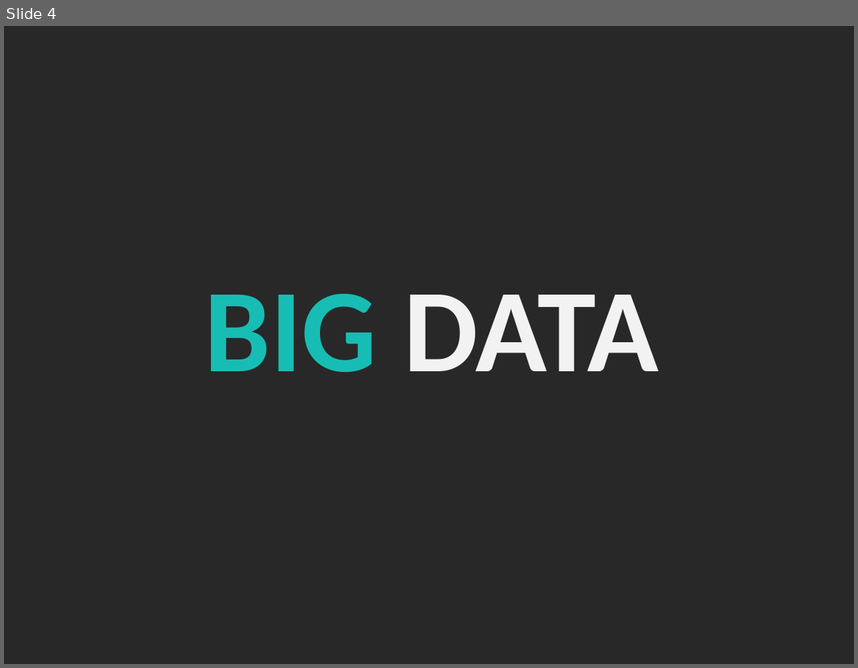
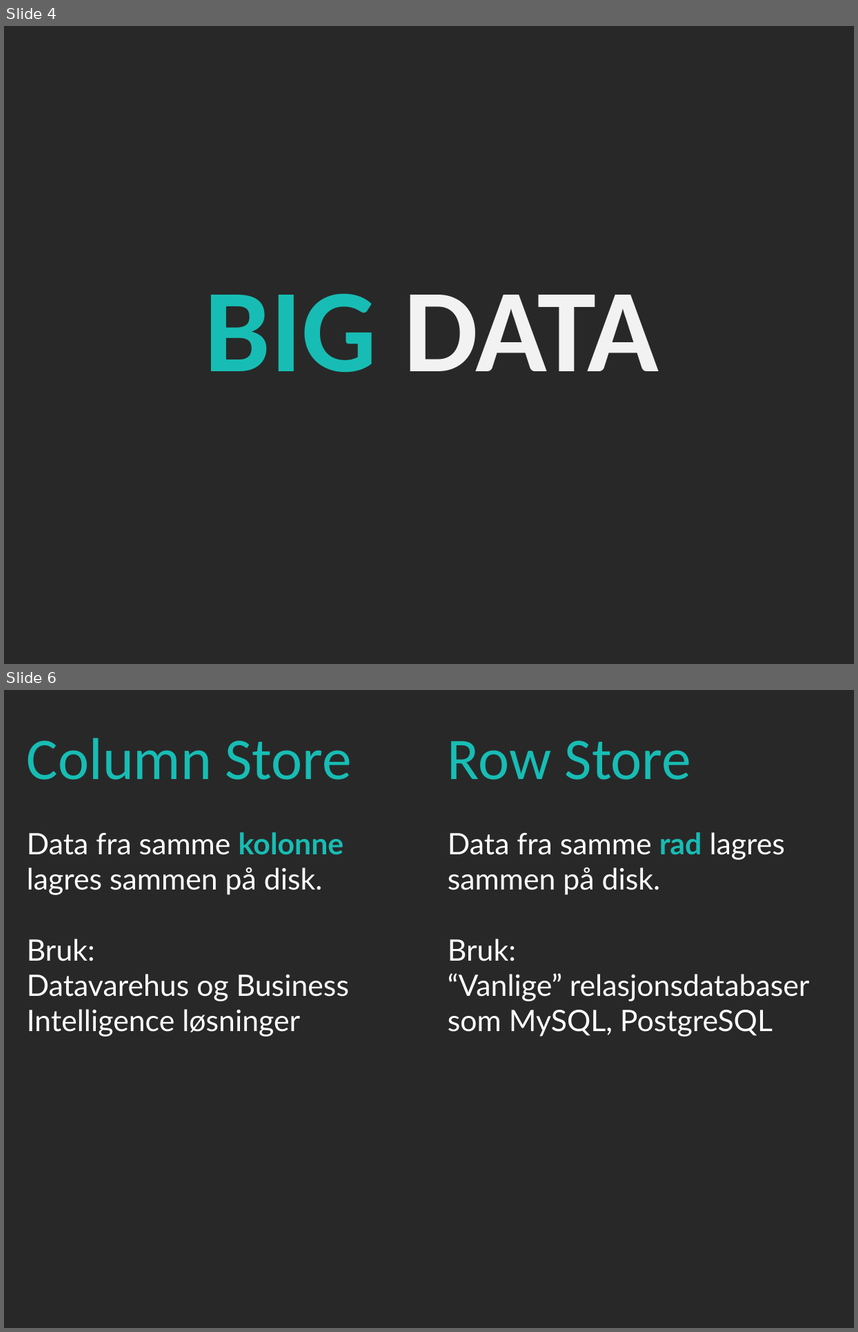
Before and after one commit to bekkopen/databasekurs, a slide deck: wide-column-stores.pptx. Shown one above the other, each under a label of ours: slide 4 before the commit, slides 4 and 6 after it; the slides between them are not shown. The pictures are 858x668 and 858x1332 pixels, drawn with LibreOffice and Linux fonts; fonts in the diff are those of the drawing. Boxes give left, top, right and bottom in pixels: in the first picture for what was removed or moved away, otherwise in the second. Text is boxed around its words. In the diff, an @@ line names an element or a change of style, - is before the commit and + after.

Commit message:
First draft of intro to column stores and the very beginning of wide column stores

```diff
--- a/wide-column-stores.pptx
+++ b/wide-column-stores.pptx
@@ slide 6 added at [4, 690, 854, 1328], background #282828 @@
@@ text added at [27, 738, 352, 780], 100 pt, text #17BDB4 @@
+Column Store
@@ text added at [448, 740, 691, 780], 100 pt, text #17BDB4 @@
+Row Store
@@ text added at [27, 832, 349, 1036], 50 pt, text #FFFFFF @@
+Data fra samme kolonne
+lagres sammen på disk.
+Bruk:
+Datavarehus og Business
+Intelligence løsninger
@@ text added at [448, 832, 810, 1036], 50 pt, text #FFFFFF @@
+Data fra samme rad lagres sammen på disk.
+Bruk:
+“Vanlige” relasjonsdatabaser som MySQL, PostgreSQL
```
Also in this commit, not shown: 1 slide changed, 7 other slides added.
